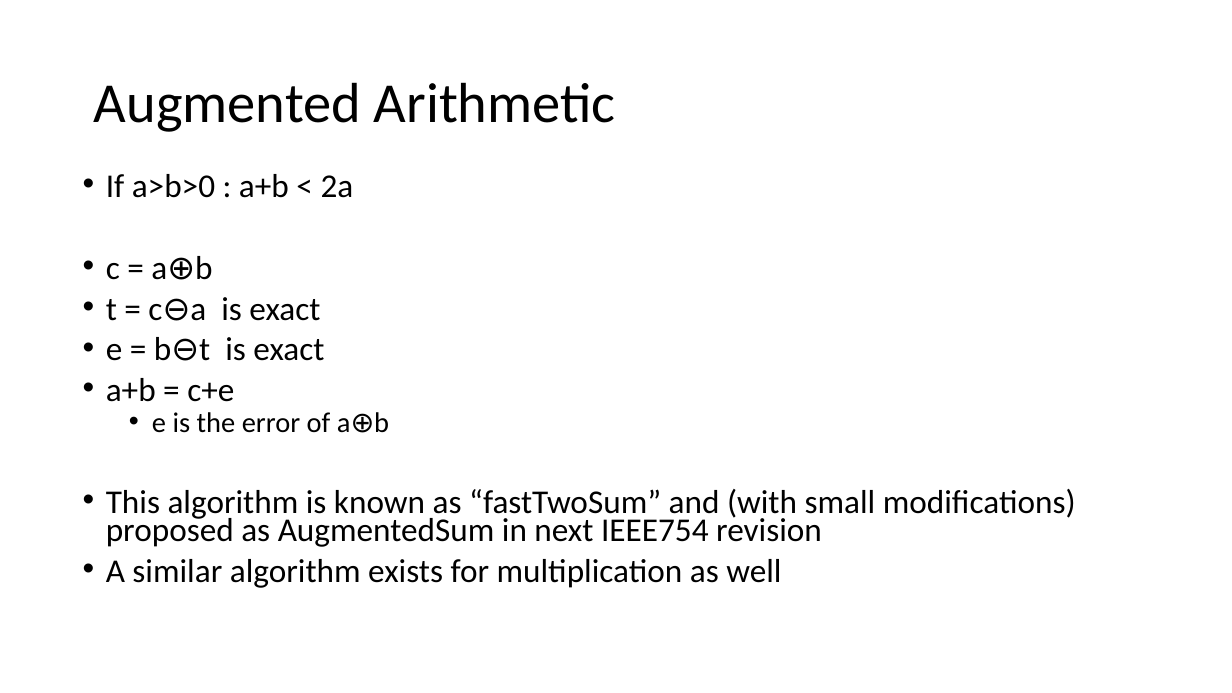
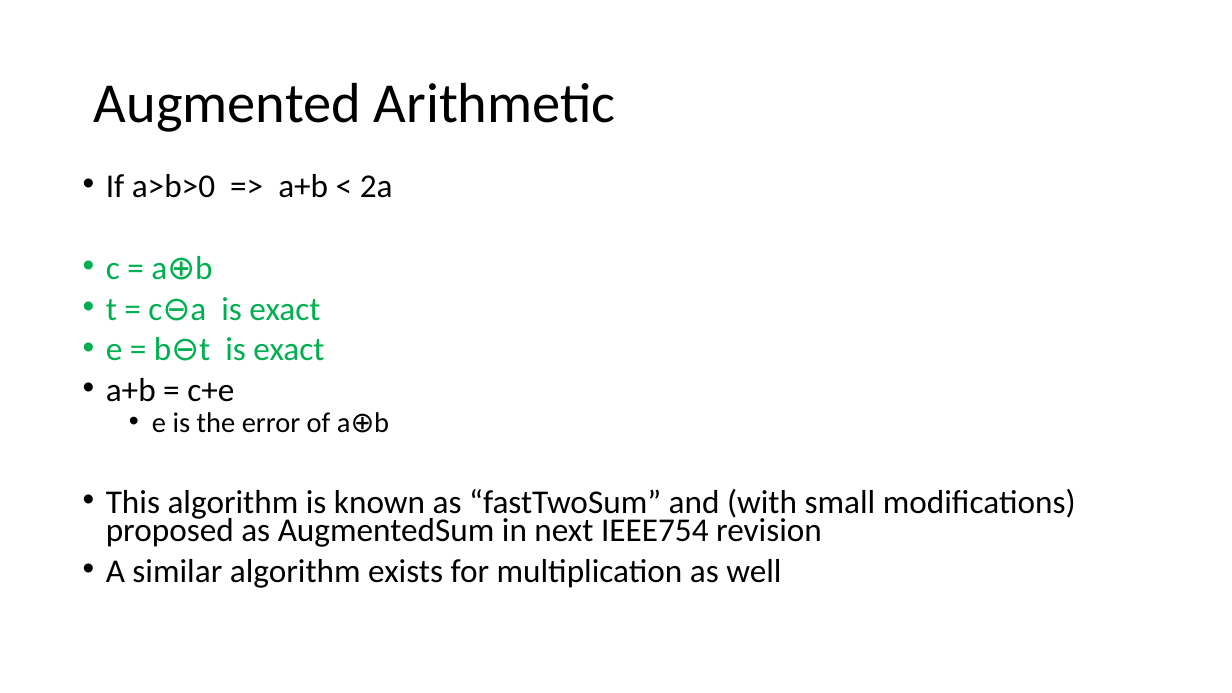
Before and after one commit to VinInn/FPCourse, a slide deck: slide 21 of Slides/FPforScientist.pptx. Drawn at 1232x693 pixels with LibreOffice and Linux fonts; fonts in the diff are those of the drawing. Boxes give left, top, right and bottom in pixels: in the first picture for what was removed or moved away, otherwise in the second. Text is boxed around its words. In the diff, an @@ line names an element or a change of style, - is before the commit and + after.

```diff
--- a/Slides/FPforScientist.pptx
+++ b/Slides/FPforScientist.pptx
@@ text at (106, 174, 393, 198): text changed @@
-• If a>b>0 : a+b < 2a
+• If a>b>0 => a+b < 2a
@@ text at (106, 256, 324, 361): text colour #000000 to #00B050 in "c = a⊕b", "t = c⊖a is exact", "e = b⊖t is exact" @@
```
Also in this commit, not shown: 13 other slides changed.
